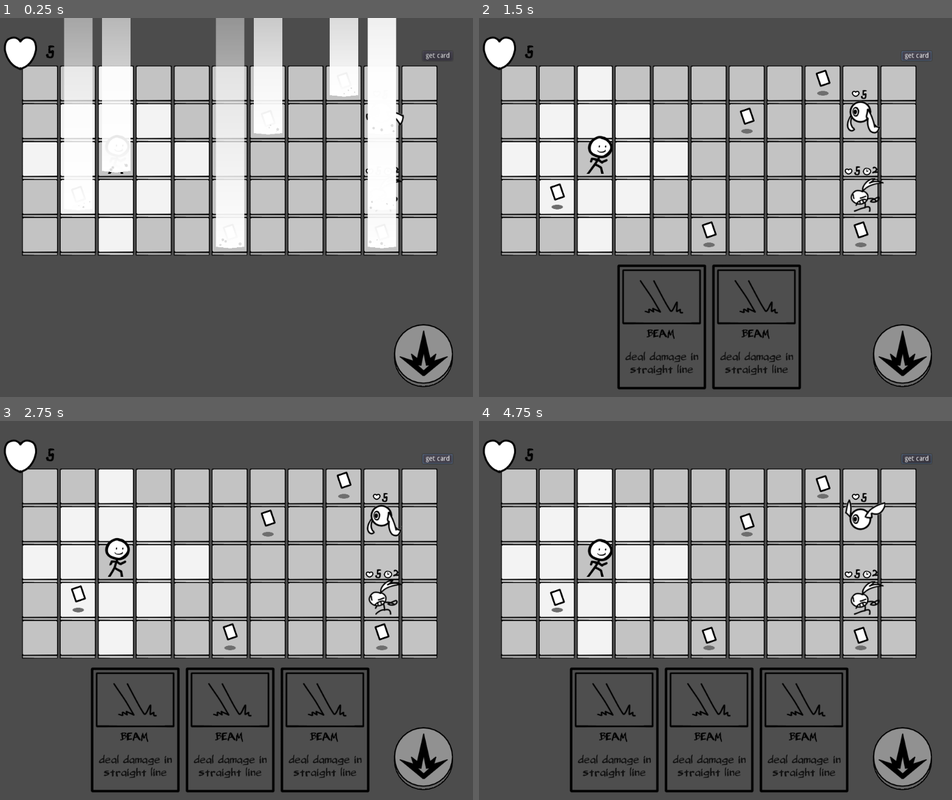
Above: before the commit, frames 1-4 (two rows, left to right).
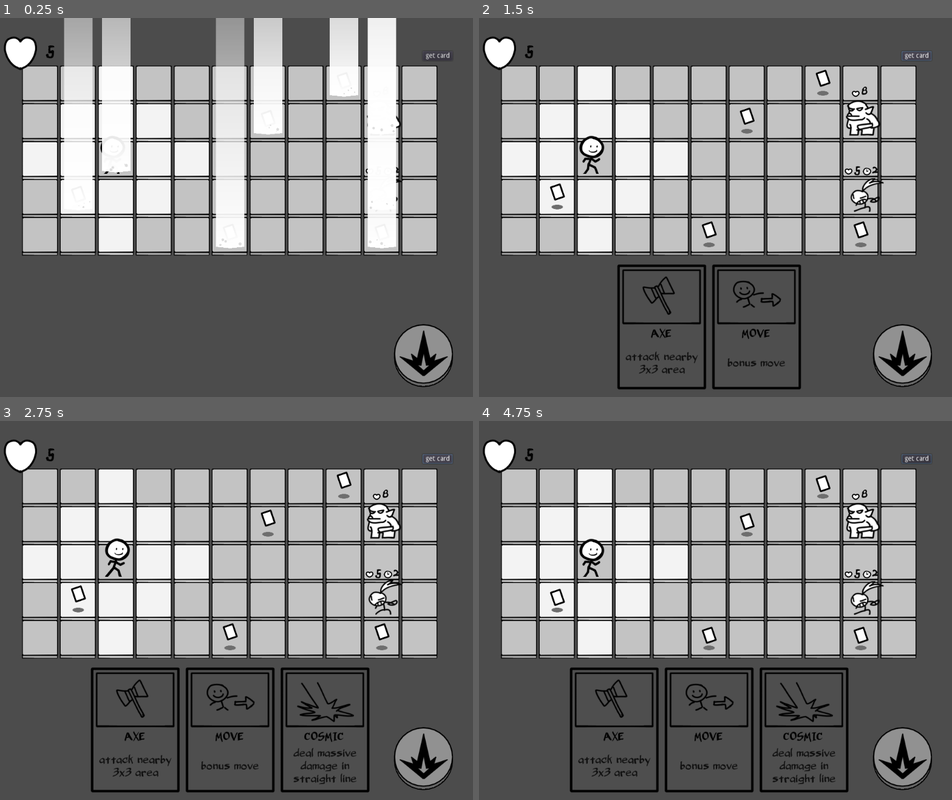
Above: after the commit, the same moments.

Repository: Frmeta/doni-adventure
Game: Godot game, scene res://scene/Level.tscn
The game is run twice, just before and just after one commit, with the same random seed, the same clock (stepped at 60 frames per second) and the same inputs.
Inputs (mouse positions are in pixels of both pictures, inside the frame that each line leads up to):
- Up to frame 1 (0.25 s): no input
- Up to frame 2 (1.5 s): click "get card" at 0.5 s; click "get card" at 1.25 s
- Up to frame 3 (2.75 s): click "get card" at 2 s
- Up to frame 4 (4.75 s): move the mouse to (616, 727) at 2.77 s; click (616, 727) at 2.85 s; move the mouse to (710, 727) at 3.52 s; click (710, 727) at 3.6 s; move the mouse to (805, 727) at 4.27 s; click (805, 727) at 4.35 s

The runs differ from the first frame. In frame 1, less than 0.1% of the frame differs, in the area x 21-86%, y 24-42%; in frame 2, 2.0%; in frame 3, 2.6%; in frame 4, 2.9%, in the area x 20-86%, y 18-96%.

Commit message:
Making damage particles

Diff:
--- a/prefab/Beam.tscn
+++ b/prefab/Beam.tscn
@@ -115,7 +115,7 @@
 shape = SubResource( 5 )
 
 [node name="Line2D" type="Line2D" parent="."]
-points = PoolVector2Array( 0, 0, 800, 0 )
+points = PoolVector2Array( 0, 0, 1000, 0 )
 width = 20.0
 default_color = Color( 1, 1, 1, 1 )
 
@@ -126,12 +126,12 @@
 anims/spawn = SubResource( 3 )
 
 [node name="CPUParticles2D" type="CPUParticles2D" parent="."]
-position = Vector2( 400, 0 )
+position = Vector2( 480, 0 )
 amount = 100
 lifetime = 0.5
 texture = ExtResource( 1 )
 emission_shape = 2
-emission_rect_extents = Vector2( 400, 1 )
+emission_rect_extents = Vector2( 500, 1 )
 gravity = Vector2( 0, 0 )
 initial_velocity = 100.0
 scale_amount = 0.2
--- /dev/null
+++ b/prefab/DamageParticle.tscn
@@ -0,0 +1,136 @@
+[gd_scene load_steps=5 format=2]
+
+[ext_resource path="res://sprite/circle.png" type="Texture" id=2]
+[ext_resource path="res://font/small_font.tres" type="DynamicFont" id=3]
+
+[sub_resource type="Animation" id=1]
+length = 0.001
+tracks/0/type = "value"
+tracks/0/path = NodePath("TextNode:position")
+tracks/0/interp = 1
+tracks/0/loop_wrap = true
+tracks/0/imported = false
+tracks/0/enabled = true
+tracks/0/keys = {
+"times": PoolRealArray( 0 ),
+"transitions": PoolRealArray( 1 ),
+"update": 0,
+"values": [ Vector2( 0, 0 ) ]
+}
+tracks/1/type = "value"
+tracks/1/path = NodePath("TextNode:modulate")
+tracks/1/interp = 1
+tracks/1/loop_wrap = true
+tracks/1/imported = false
+tracks/1/enabled = true
+tracks/1/keys = {
+"times": PoolRealArray( 0 ),
+"transitions": PoolRealArray( 1 ),
+"update": 0,
+"values": [ Color( 1, 1, 1, 1 ) ]
+}
+tracks/2/type = "value"
+tracks/2/path = NodePath("Particle:emitting")
+tracks/2/interp = 1
+tracks/2/loop_wrap = true
+tracks/2/imported = false
+tracks/2/enabled = true
+tracks/2/keys = {
+"times": PoolRealArray( 0 ),
+"transitions": PoolRealArray( 1 ),
+"update": 0,
+"values": [ false ]
+}
+
+[sub_resource type="Animation" id=2]
+resource_name = "spawn"
+tracks/0/type = "value"
+tracks/0/path = NodePath("TextNode:position")
+tracks/0/interp = 1
+tracks/0/loop_wrap = true
+tracks/0/imported = false
+tracks/0/enabled = true
+tracks/0/keys = {
+"times": PoolRealArray( 0, 0.8, 1 ),
+"transitions": PoolRealArray( 1, 1, 1 ),
+"update": 0,
+"values": [ Vector2( 0, 0 ), Vector2( 0, -45 ), Vector2( 0, -50 ) ]
+}
+tracks/1/type = "value"
+tracks/1/path = NodePath("TextNode:modulate")
+tracks/1/interp = 1
+tracks/1/loop_wrap = true
+tracks/1/imported = false
+tracks/1/enabled = true
+tracks/1/keys = {
+"times": PoolRealArray( 0, 0.8, 1 ),
+"transitions": PoolRealArray( 1, 1, 1 ),
+"update": 0,
+"values": [ Color( 1, 1, 1, 1 ), Color( 1, 1, 1, 1 ), Color( 1, 1, 1, 0 ) ]
+}
+tracks/2/type = "method"
+tracks/2/path = NodePath(".")
+tracks/2/interp = 1
+tracks/2/loop_wrap = true
+tracks/2/imported = false
+tracks/2/enabled = true
+tracks/2/keys = {
+"times": PoolRealArray( 1 ),
+"transitions": PoolRealArray( 1 ),
+"values": [ {
+"args": [  ],
+"method": "queue_free"
+} ]
+}
+tracks/3/type = "value"
+tracks/3/path = NodePath("Particle:emitting")
+tracks/3/interp = 1
+tracks/3/loop_wrap = true
+tracks/3/imported = false
+tracks/3/enabled = true
+tracks/3/keys = {
+"times": PoolRealArray( 0 ),
+"transitions": PoolRealArray( 1 ),
+"update": 1,
+"values": [ true ]
+}
+
+[node name="DamageParticle" type="Node2D"]
+
+[node name="Particle" type="CPUParticles2D" parent="."]
+z_index = 2
+emitting = false
+lifetime = 0.4
+one_shot = true
+explosiveness = 1.0
+randomness = 1.0
+texture = ExtResource( 2 )
+spread = 60.85
+gravity = Vector2( 0, 200 )
+initial_velocity = 200.0
+scale_amount = 0.05
+scale_amount_random = 0.2
+color = Color( 0, 0, 0, 1 )
+
+[node name="AnimationPlayer" type="AnimationPlayer" parent="."]
+autoplay = "spawn"
+anims/RESET = SubResource( 1 )
+anims/spawn = SubResource( 2 )
+
+[node name="TextNode" type="Node2D" parent="."]
+z_index = 2
+
+[node name="Text" type="Label" parent="TextNode"]
+anchor_left = 0.5
+anchor_top = 0.5
+anchor_right = 0.5
+anchor_bottom = 0.5
+margin_left = -14.5
+margin_top = -18.0
+margin_right = 14.5
+margin_bottom = 18.0
+custom_colors/font_color = Color( 0, 0, 0, 1 )
+custom_fonts/font = ExtResource( 3 )
+text = "-5"
+align = 1
+valign = 1
--- a/prefab/cardItem.tscn
+++ b/prefab/cardItem.tscn
@@ -45,6 +45,7 @@
 position = Vector2( 0.999999, -7 )
 rotation = -0.328122
 scale = Vector2( 0.5, 0.5 )
+z_index = 1
 texture = ExtResource( 1 )
 
 [node name="shadow" type="Sprite" parent="."]
@@ -52,6 +53,7 @@
 position = Vector2( 0, 19 )
 scale = Vector2( 0.5, 0.2 )
 z_index = -1
+z_as_relative = false
 texture = ExtResource( 2 )
 
 [node name="CollisionShape2D" type="CollisionShape2D" parent="."]
--- a/prefab/deathParticle.tscn
+++ b/prefab/deathParticle.tscn
@@ -6,7 +6,7 @@
 z_index = 2
 emitting = false
 amount = 30
-lifetime = 0.2
+lifetime = 0.4
 one_shot = true
 explosiveness = 0.67
 randomness = 0.77
@@ -14,7 +14,7 @@
 local_coords = false
 texture = ExtResource( 1 )
 spread = 180.0
-gravity = Vector2( 0, 0 )
+gravity = Vector2( 0, 100 )
 initial_velocity = 800.0
 initial_velocity_random = 0.88
 scale_amount = 0.05
--- a/prefab/kotak.tscn
+++ b/prefab/kotak.tscn
@@ -1,7 +1,19 @@
-[gd_scene load_steps=4 format=2]
+[gd_scene load_steps=9 format=2]
 
 [ext_resource path="res://sprite/kotak.png" type="Texture" id=1]
 [ext_resource path="res://script/kotak.gd" type="Script" id=2]
+[ext_resource path="res://sprite/spiral0000.png" type="Texture" id=3]
+[ext_resource path="res://sprite/spiral0001.png" type="Texture" id=4]
+[ext_resource path="res://sprite/spiral0003.png" type="Texture" id=5]
+[ext_resource path="res://sprite/spiral0002.png" type="Texture" id=6]
+
+[sub_resource type="SpriteFrames" id=2]
+animations = [ {
+"frames": [ ExtResource( 3 ), ExtResource( 4 ), ExtResource( 6 ), ExtResource( 5 ) ],
+"loop": true,
+"name": "default",
+"speed": 5.0
+} ]
 
 [sub_resource type="RectangleShape2D" id=1]
 extents = Vector2( 38, 38 )
@@ -16,6 +28,11 @@
 z_index = -2
 texture = ExtResource( 1 )
 
+[node name="Spiral" type="AnimatedSprite" parent="Sprite"]
+z_as_relative = false
+frames = SubResource( 2 )
+playing = true
+
 [node name="Area2D" type="Area2D" parent="."]
 
 [node name="CollisionShape2D" type="CollisionShape2D" parent="Area2D"]
--- a/prefab/player.tscn
+++ b/prefab/player.tscn
@@ -56,10 +56,11 @@
 bullet = ExtResource( 22 )
 
 [node name="AnimatedSprite" type="AnimatedSprite" parent="."]
-position = Vector2( 9, -21 )
+position = Vector2( 3, -21 )
+scale = Vector2( -1, 1 )
 frames = SubResource( 2 )
 animation = "idle"
-frame = 1
+frame = 4
 playing = true
 
 [node name="CollisionShape2D" type="CollisionShape2D" parent="."]
--- a/scene/Level.tscn
+++ b/scene/Level.tscn
@@ -30,7 +30,7 @@
 texture_hover = ExtResource( 2 )
 texture_disabled = ExtResource( 5 )
 
-[node name="Heart" type="Sprite" parent="."]
+[node name="HeartSprite" type="Sprite" parent="."]
 position = Vector2( -442, -230 )
 texture = ExtResource( 7 )
 
--- a/scene/cardManager.gd
+++ b/scene/cardManager.gd
@@ -67,7 +67,7 @@
 				var jarak = enemy.position.distance_to(player.position)
 				if jarak < best_score:
 					best_enemy = enemy
-			best_enemy.damage(5)
+			best_enemy.damage(3)
 
 		CardType.BEAM:
 			gm.atkButton.disabled = true
@@ -79,17 +79,86 @@
 			gm.atkButton.disabled = false
 			gm.playerAtkLine.visible = false
 
-			# Player attack animation
-			yield(player.beam_attack(angle), "completed")
+			# TODO: Player attack animation
+			yield(player.tembus_attack(angle, false), "completed")
+
+		CardType.COSMIC:
+			gm.atkButton.disabled = true
+			gm.playerAtkLine.visible = true
+
+			yield (VisualServer, 'frame_pre_draw')
+			var angle = yield(gm.playerAtkLine, "click")
+
+			gm.atkButton.disabled = false
+			gm.playerAtkLine.visible = false
+
+			# TODO: Player attack animation
+			yield(player.tembus_attack(angle, true), "completed")
+
 
 
 		CardType.DRAW_FOUR:
 			for i in range(4):
 				get_card()
 
+		CardType.STUN:
+
+			#  Wait for click on kotak
+			gm.atkButton.disabled = true
+			gm.clickablePos = get_every_enemy_pos()
+			var clickPos = yield(gm, "kotak_clicked_signal")
+
+
+			gm.clickablePos = []
+			gm.atkButton.disabled = false
+
+			# OPTIONAL: Player attack animation
+			gm.board[clickPos.x][clickPos.y].stun()
+
+
+		CardType.MOVE:
+			pass
+
+		CardType.SHIELD:
+			gm.player.get_shield()
+
+		CardType.SHUFFLE:
+			var count = 0
+			for c in cards:
+				if c != card:
+					cards.erase(c)
+					count += 1
+
+			for i in range(count):
+				get_card()
+
+		CardType.METEOR:
+			pass
+
+		CardType.TELEPORT:
+			pass
+
+		CardType.EARTHQUAKE:
+			for enemy in gm.enemies:
+				enemy.damage(1)
+
+
 	cards.erase(card)
 
 
 
 func _on_Button_pressed():
-	get_card_type(CardType.BEAM)
+	get_card()
+
+func get_every_movement():
+	var ans = []
+	for i in range(5):
+		for j in range(11):
+			ans.append(Vector2(i, j))
+	return ans
+
+func get_every_enemy_pos():
+	var ans = []
+	for enemy in gm.enemies:
+		ans.append(enemy.pos)
+	return ans
--- a/script/GameManager.gd
+++ b/script/GameManager.gd
@@ -62,7 +62,7 @@
 
 
 	# Spawn enemy
-	var eyeball = spawn_entity(eyeballPrefab, Vector2(1, 9))
+	var eyeball = spawn_entity(goblinPrefab, Vector2(1, 9))
 	enemies.append(eyeball)
 
 	eyeball = spawn_entity(archerPrefab, Vector2(3, 9))
@@ -119,14 +119,22 @@
 
 
 
-		# Enemies move
+		# Enemies' turn
 		for enemy in enemies:
+
+			# Handle enemy stun
+			if enemy.isStun:
+				enemy.unstun()
+				continue
+
+			# Enemy move
 			board[enemy.pos.x][enemy.pos.y] = null
 			var targetPos = enemy.get_movement()[0]
 			enemy.set_pos(targetPos)
 			board[enemy.pos.x][enemy.pos.y] = enemy
 			yield(enemy, "onTarget")
 
+			# Enemy attack
 			yield(enemy.attack_player(), "completed")
 
 
@@ -185,6 +193,6 @@
 	var ans = []
 	for o in list_of_pos:
 		if o.x >= 0 and o.y >= 0 and o.x <= 4 and o.y <= 10:
-			if board[o.x][o.y] == null or (isPlayer and board[o.x][o.y].is_in_group("cardItem")):
+			if not is_instance_valid(board[o.x][o.y]) or (isPlayer and board[o.x][o.y].is_in_group("cardItem")):
 				ans.append(o)
 	return ans
--- a/script/PlayerAtkLine.gd
+++ b/script/PlayerAtkLine.gd
@@ -6,7 +6,7 @@
 onready var line = $Line2D
 onready var end = $Position2D
 
-var length = 800
+var length = 1000
 var isTembus = false
 
 signal click
@@ -27,7 +27,7 @@
 	if ray.is_colliding() and not isTembus:
 		end.global_position = ray.get_collision_point()
 	else:
-		end.global_position = ray.cast_to
+		end.global_position = position + ray.cast_to
 
 	# line.set_point_position(0, gm.pos_to_position(gm.player.pos))
 	line.set_point_position(1, end.position)
--- a/script/enemy.gd
+++ b/script/enemy.gd
@@ -3,6 +3,14 @@
 
 export var move_step := 2 # enemy only
 
+var isStun = false
+
 func _ready():
 	healthText = get_node("HealthText")
 	healthText.text = str(health)
+
+func stun():
+	isStun = true
+
+func unstun():
+	isStun = false
--- a/script/entity.gd
+++ b/script/entity.gd
@@ -6,6 +6,7 @@
 export var bullet : PackedScene
 
 onready var deathParticle = preload("res://prefab/deathParticle.tscn")
+onready var damageParticle = preload("res://prefab/DamageParticle.tscn")
 
 var healthText
 
@@ -28,7 +29,12 @@
 
 		if is_instance_valid(gm.player):
 			if gm.player == self:
-				$AnimatedSprite.flip_h = false
+				if gm.enemies.size() > 0 and pos.y > gm.enemies[0].pos.y:
+					$AnimatedSprite.flip_h = false
+				else:
+					$AnimatedSprite.flip_h = true
+
+
 			elif pos.y > gm.player.pos.y:
 				$AnimatedSprite.flip_h = false
 			elif pos.y < gm.player.pos.y:
@@ -43,6 +49,14 @@
 	# change health
 	health -= amount
 	healthText.text = str(health)
+
+	# spawn damage particle
+	var d = gm.instantiate(damageParticle)
+	d.position = position
+	if $AnimatedSprite.flip_h:
+		d.get_node("Particle").rotation_degrees = 180
+	d.get_node("TextNode/Text").text = "-" + str(amount)
+
 
 	# hurt animation
 	$AnimatedSprite.play("hurt")
--- a/script/kotak.gd
+++ b/script/kotak.gd
@@ -34,9 +34,12 @@
 		sprite.modulate = normalColor
 
 	if hover and clickable:
-		scale = lerp(scale, Vector2.ONE * 1.2, delta * sizeSpeed)
+		$Sprite/Spiral.visible = true
+		# scale = lerp(scale, Vector2.ONE * 1.2, delta * sizeSpeed)
 	else:
-		scale = lerp(scale, Vector2.ONE, delta * sizeSpeed)
+
+		$Sprite/Spiral.visible = false
+		# scale = lerp(scale, Vector2.ONE, delta * sizeSpeed)
 
 
 
--- a/script/player.gd
+++ b/script/player.gd
@@ -4,6 +4,7 @@
 signal get_card
 
 var beam: PackedScene = preload("res://prefab/Beam.tscn")
+var isShield = false
 
 
 func get_movement():
@@ -52,7 +53,7 @@
 
 	yield(get_tree().create_timer(1.0), "timeout")
 
-func beam_attack(angle):
+func tembus_attack(angle, isCosmic):
 
 	# attack animation
 	$AnimatedSprite.play("atk")
@@ -64,16 +65,28 @@
 	b.rotation = angle
 	b.position = position
 
-
-
-
 	yield($AnimatedSprite, 'animation_finished')
 	$AnimatedSprite.play("idle")
 
 	# damage enemies
 	var enemies = b.get_overlapping_bodies()
-	print(enemies)
 	for enemy in enemies:
-		enemy.damage(2)
+		if isCosmic:
+			enemy.damage(5)
+		else:
+			enemy.damage(2)
 
 	yield(get_tree().create_timer(1.0), "timeout")
+
+func damage(amount):
+	if isShield:
+		off_shield()
+	else:
+		.damage(amount)
+
+func get_shield():
+	isShield = true
+
+func off_shield():
+	isShield = false
+	# TODO: animation
--- a/script/ranged.gd
+++ b/script/ranged.gd
@@ -11,8 +11,10 @@
 
 # enemy only
 func attack_player():
-	timer -= 1
-	if timer < 0:
+	if not is_instance_valid(gm.player):
+		return
+
+	if timer == 0:
 
 		$AnimatedSprite.play("atk")
 
@@ -37,6 +39,8 @@
 		# yield (gm.player.damage(atk_damage), "completed")
 
 		timer = max_timer
+	else:
+		timer -= 1
 
 	timerText.text = str(timer)
 
Binary file added: sprite/shieldedHeart.png
Not shown, added: sprite/shieldedHeart.png.import
Binary file added: sprite/spiral0000.png
Not shown, added: sprite/spiral0000.png.import
Binary file added: sprite/spiral0001.png
Not shown, added: sprite/spiral0001.png.import
Binary file added: sprite/spiral0002.png
Not shown, added: sprite/spiral0002.png.import
Binary file added: sprite/spiral0003.png
Not shown, added: sprite/spiral0003.png.import
